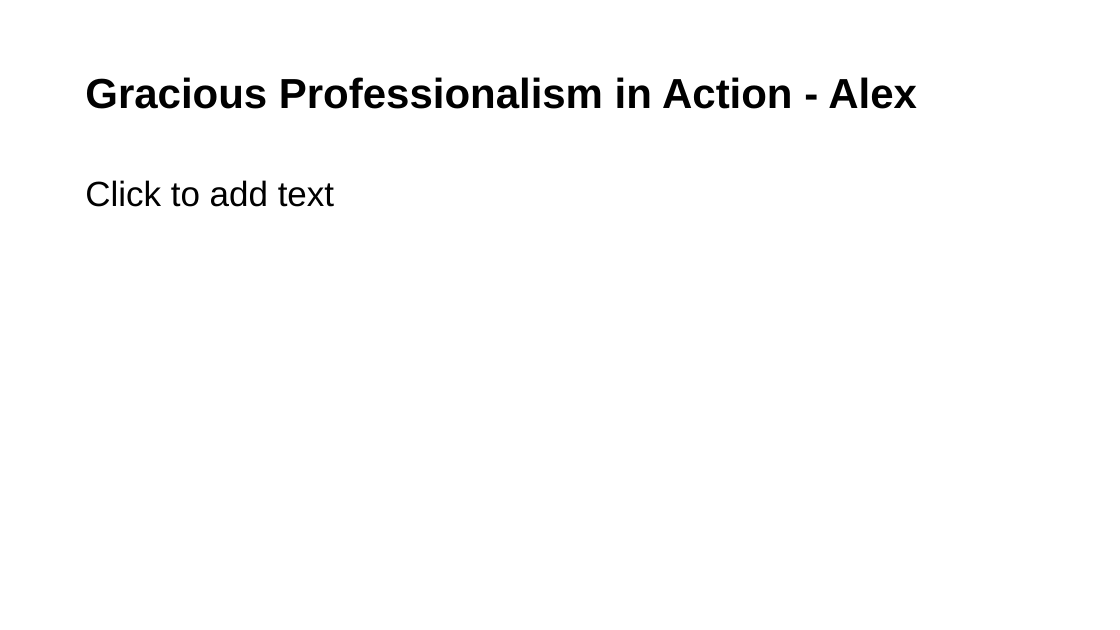
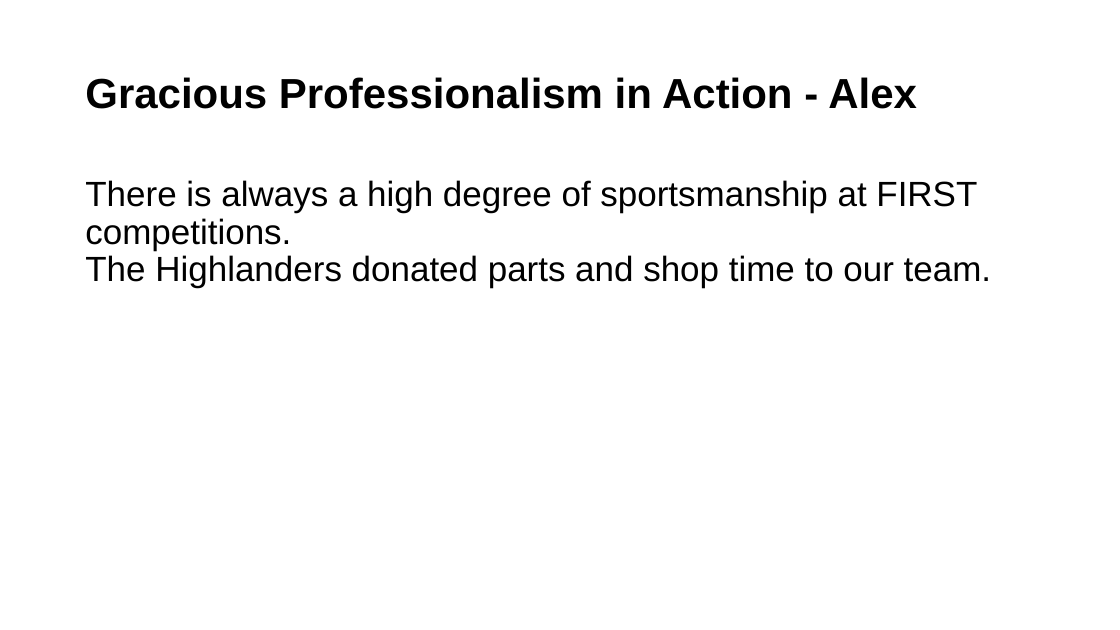
Before and after one commit to FTC7347/2015-Documentation, a slide deck: slide 32 of SeasonRecap.pptx. Drawn at 1120x630 pixels with LibreOffice and Linux fonts; fonts in the diff are those of the drawing. Boxes give left, top, right and bottom in pixels: in the first picture for what was removed or moved away, otherwise in the second. Text is boxed around its words. In the diff, an @@ line names an element or a change of style, - is before the commit and + after.

```diff
--- a/SeasonRecap.pptx
+++ b/SeasonRecap.pptx
@@ text at (x1=85, y1=180, x2=991, y2=288): text changed @@
-Click to add text
+There is always a high degree of sportsmanship at FIRST competitions.
+The Highlanders donated parts and shop time to our team.
```
Also in this commit, not shown: 7 other slides changed.
